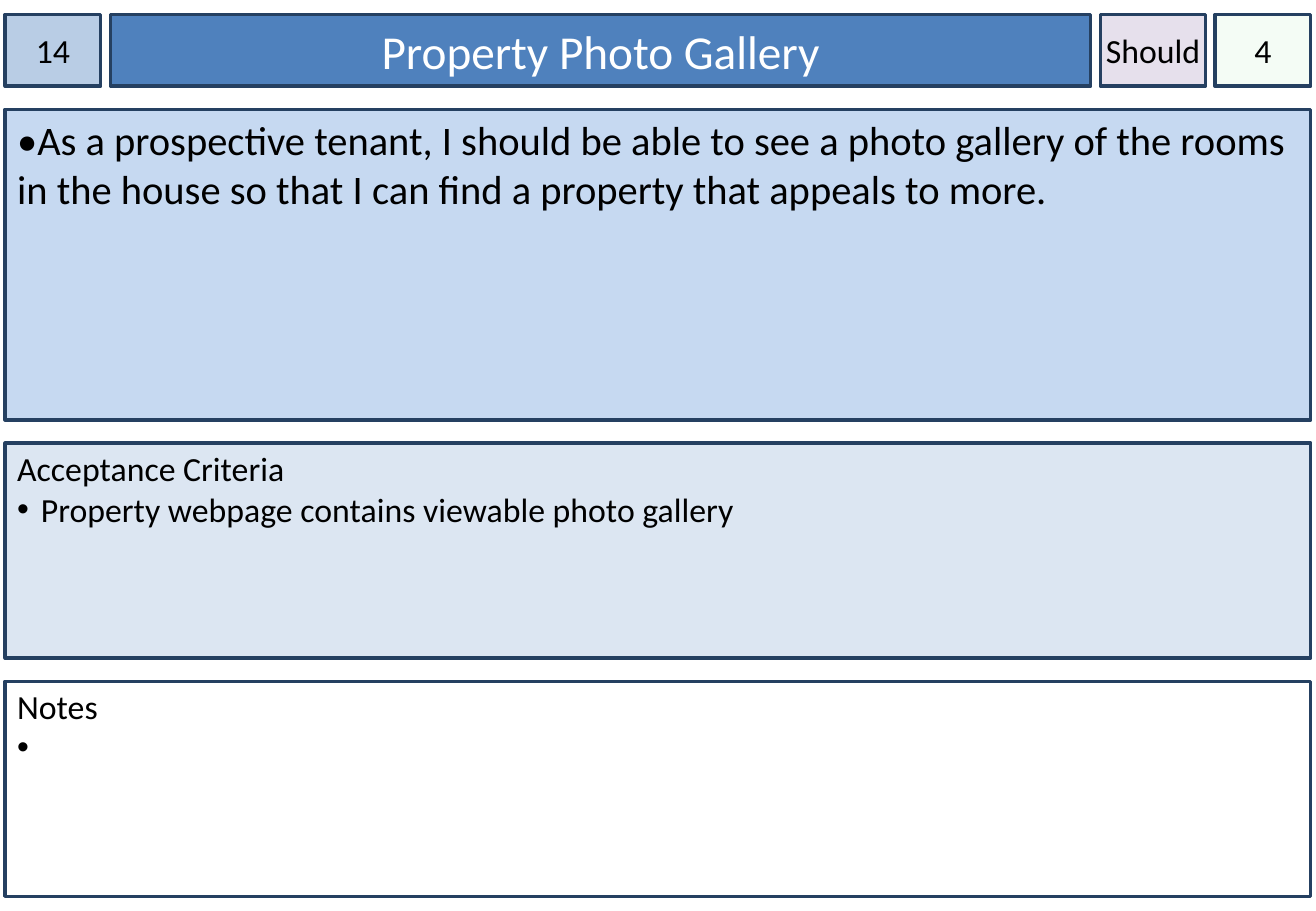
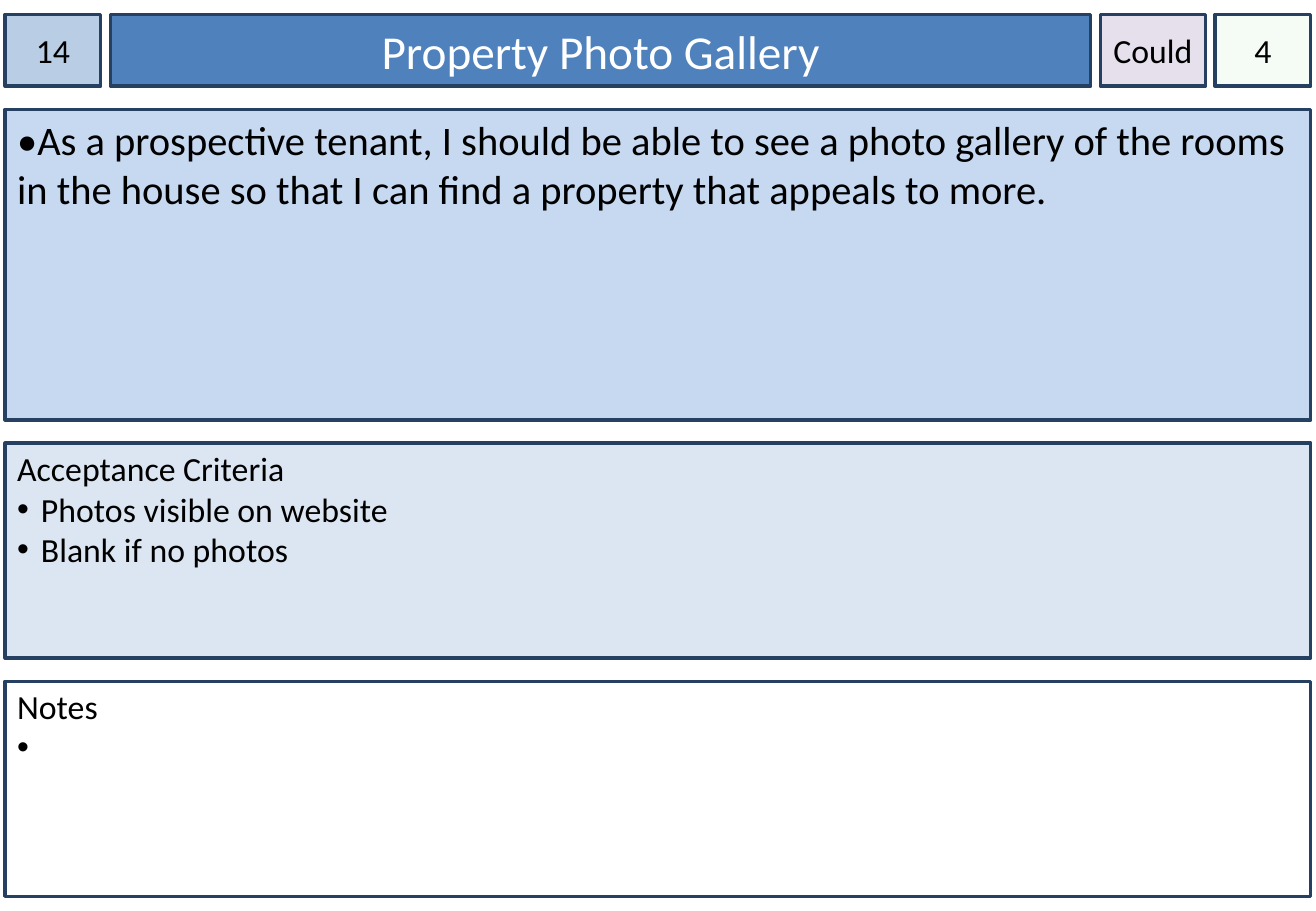
Before and after one commit to mdeclosey/IFB299, a slide deck: slide 15 of Documentation/Story Cards.pptx. Drawn at 1316x911 pixels with LibreOffice and Linux fonts; fonts in the diff are those of the drawing. Boxes give left, top, right and bottom in pixels: in the first picture for what was removed or moved away, otherwise in the second. Text is boxed around its words. In the diff, an @@ line names an element or a change of style, - is before the commit and + after.

```diff
--- a/Documentation/Story Cards.pptx
+++ b/Documentation/Story Cards.pptx
@@ text in rectangle at (1113, 39, 1192, 64): text changed @@
-Should
+Could
@@ text in rectangle at (41, 498, 388, 568): text changed @@
-• Property webpage contains viewable photo gallery
+• Photos visible on website
+• Blank if no photos
```
Also in this commit, not shown: 16 other slides changed, 1 slide removed, 1 other file.
